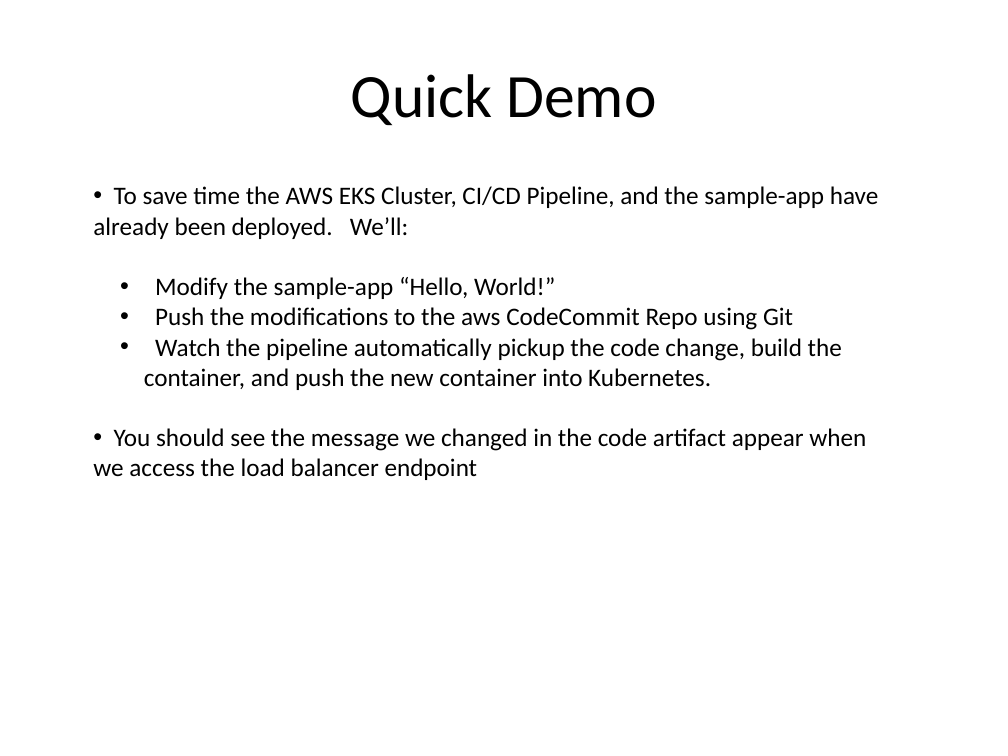
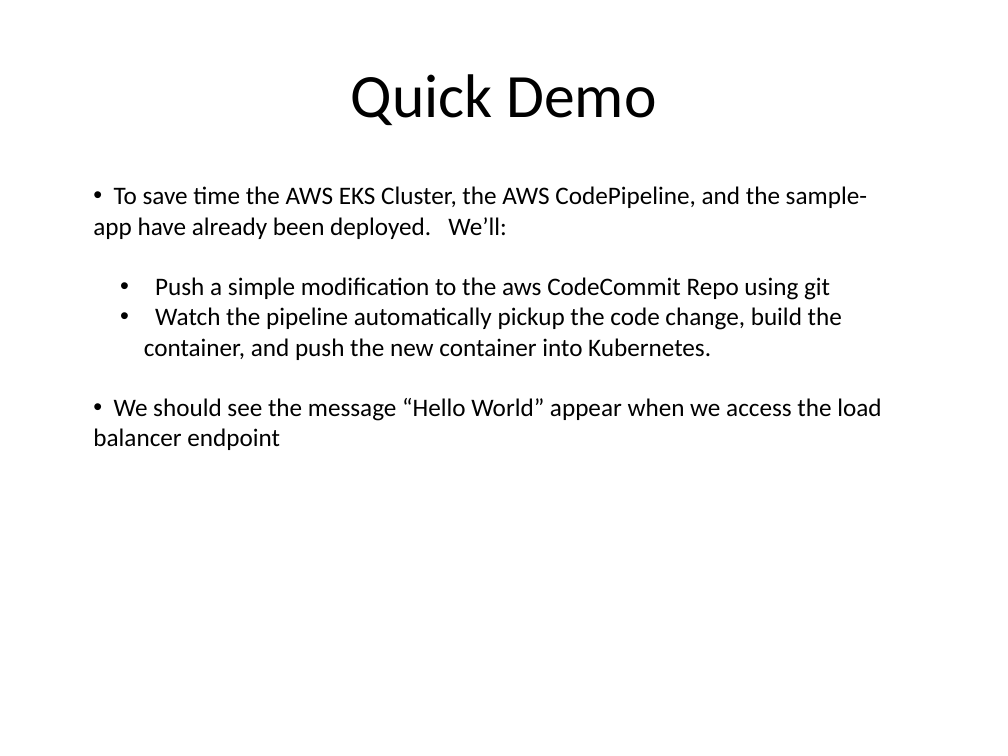
Before and after one commit to kskalvar/aws-eks-pipeline-quickstart, a slide deck: slide 9 of slides/AWS-EKS-Pipeline-QuickStart.pptx (slide 7 before the commit). Drawn at 1008x756 pixels with LibreOffice and Linux fonts; fonts in the diff are those of the drawing; background and template pictures are left out. Boxes give left, top, right and bottom in pixels: in the first picture for what was removed or moved away, otherwise in the second. Text is boxed around its words. In the diff, an @@ line names an element or a change of style, - is before the commit and + after.

Commit message:
Updated README.md and Slides

```diff
--- a/slides/AWS-EKS-Pipeline-QuickStart.pptx
+++ b/slides/AWS-EKS-Pipeline-QuickStart.pptx
@@ text at bbox=[93, 186, 867, 300]: text changed @@
-• To save time the AWS EKS Cluster, CI/CD Pipeline, and the sample-app have already been deployed. We’ll:
-  • Modify the sample-app “Hello, World!”
-  • Push the modifications to the aws CodeCommit Repo using Git
+• To save time the AWS EKS Cluster, the AWS CodePipeline, and the sample-app have already been deployed. We’ll:
+  • Push a simple modification to the aws CodeCommit Repo using git
@@ text at bbox=[93, 398, 881, 450]: text changed @@
-• You should see the message we changed in the code artifact appear when we access the load balancer endpoint
+• We should see the message “Hello World” appear when we access the load balancer endpoint
```
Also in this commit, not shown: 7 other slides changed, 2 slides added, 1 other file.
